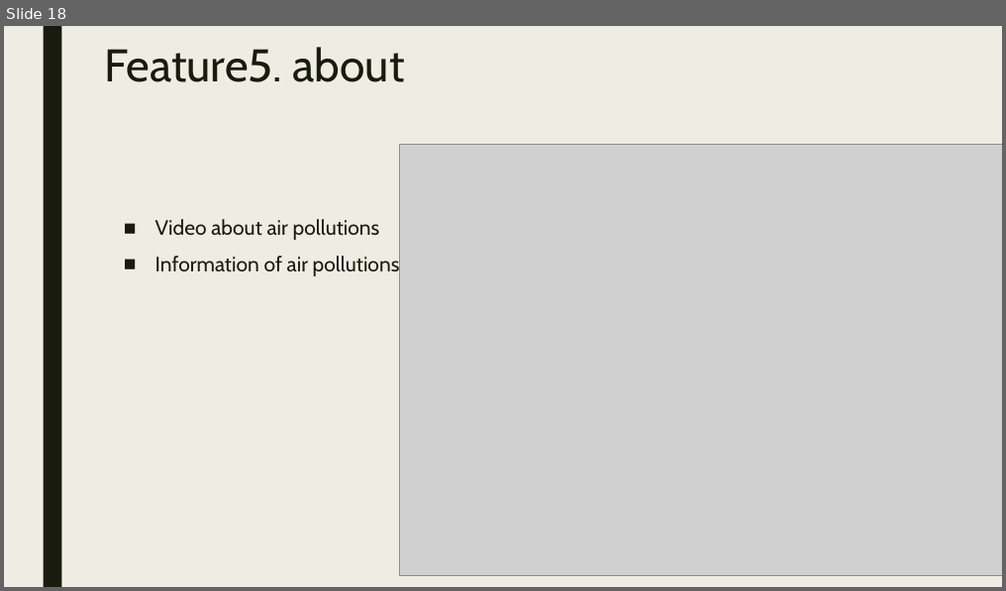
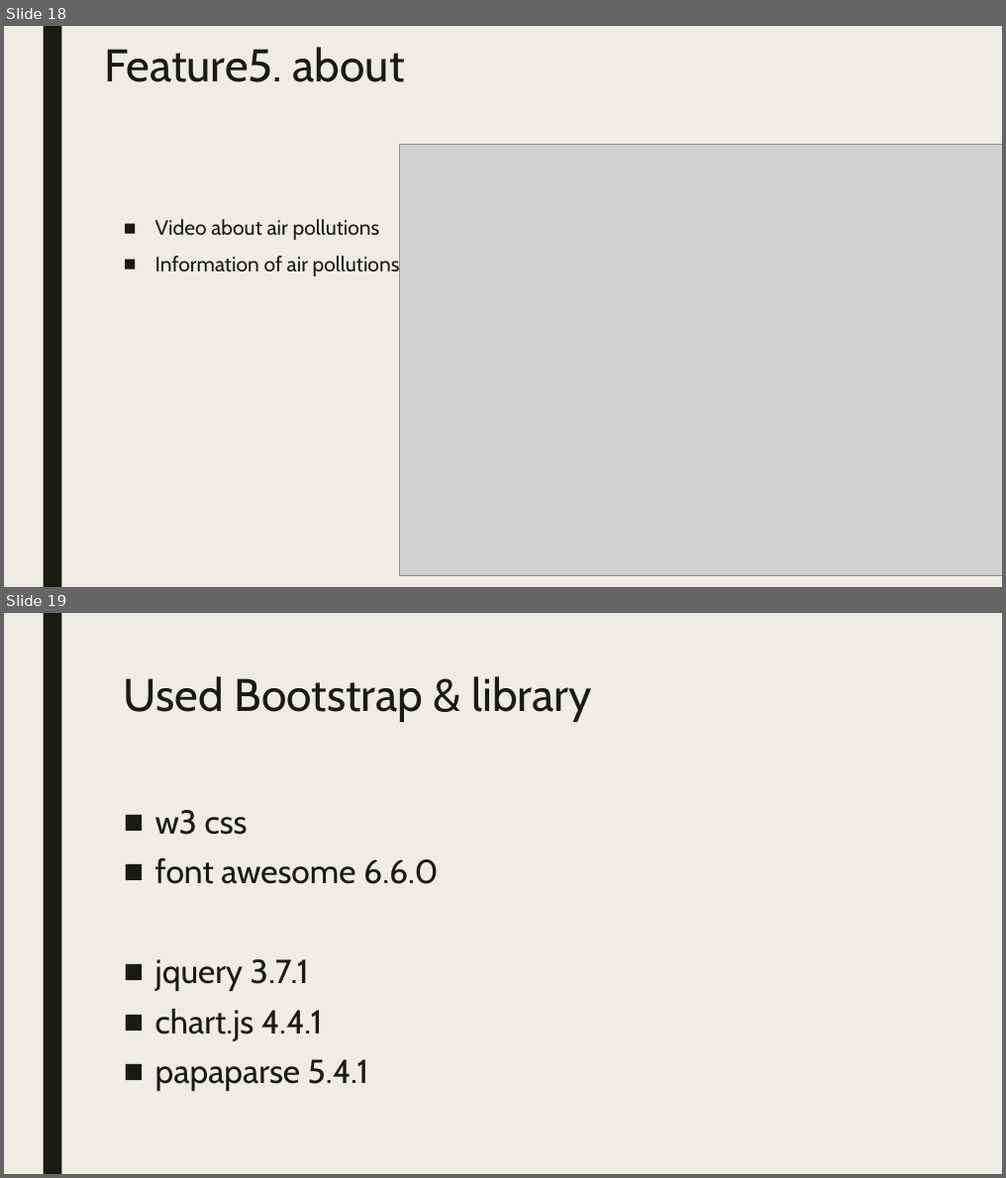
Before and after one commit to minchoCoin/air-quality-dashboard, a slide deck: presentation.pptx. Shown one above the other, each under a label of ours: slide 18 before the commit, slides 18 and 19 after it. The pictures are 1006x591 and 1006x1178 pixels, drawn with LibreOffice and Linux fonts; fonts in the diff are those of the drawing; grey boxes stand for pictures. Boxes give left, top, right and bottom in pixels: in the first picture for what was removed or moved away, otherwise in the second. Text is boxed around its words. In the diff, an @@ line names an element or a change of style, - is before the commit and + after.

```diff
--- a/presentation.pptx
+++ b/presentation.pptx
@@ slide 19 added at (4,613,1002,1174), background #EFEDE3; not listed: 1 template element that a slide beside it also shows @@
@@ title added at (124,676,591,722), 44 pt, text #191B0E @@
+Used Bootstrap & library
@@ text added at (155,810,438,1091), 32 pt, text #191B0E @@
+■ w3 css
+■ font awesome 6.6.0
+■ jquery 3.7.1
+■ chart.js 4.4.1
+■ papaparse 5.4.1
```
Also in this commit, not shown: 1 slide changed, 3 other slides added, 1 other file.
